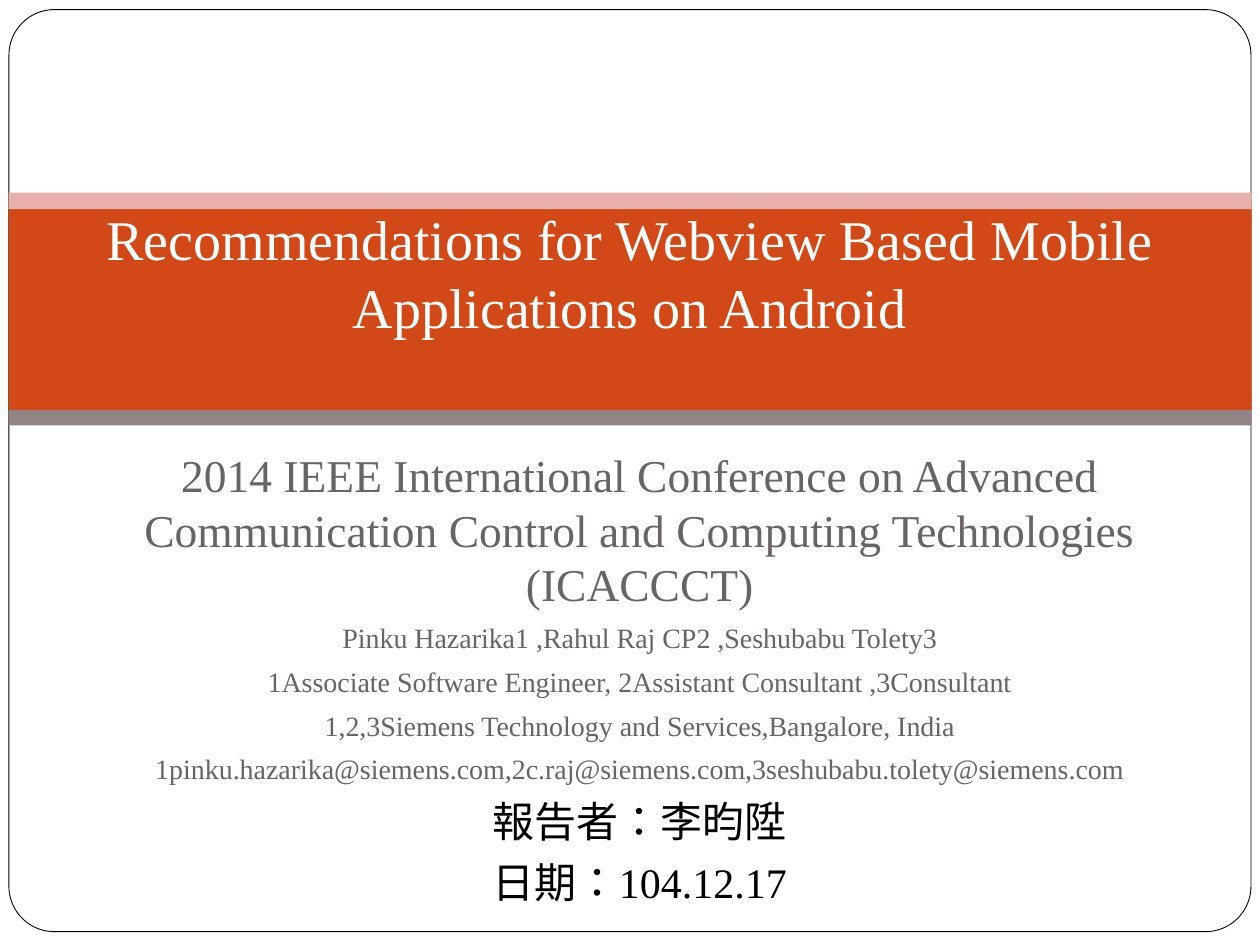
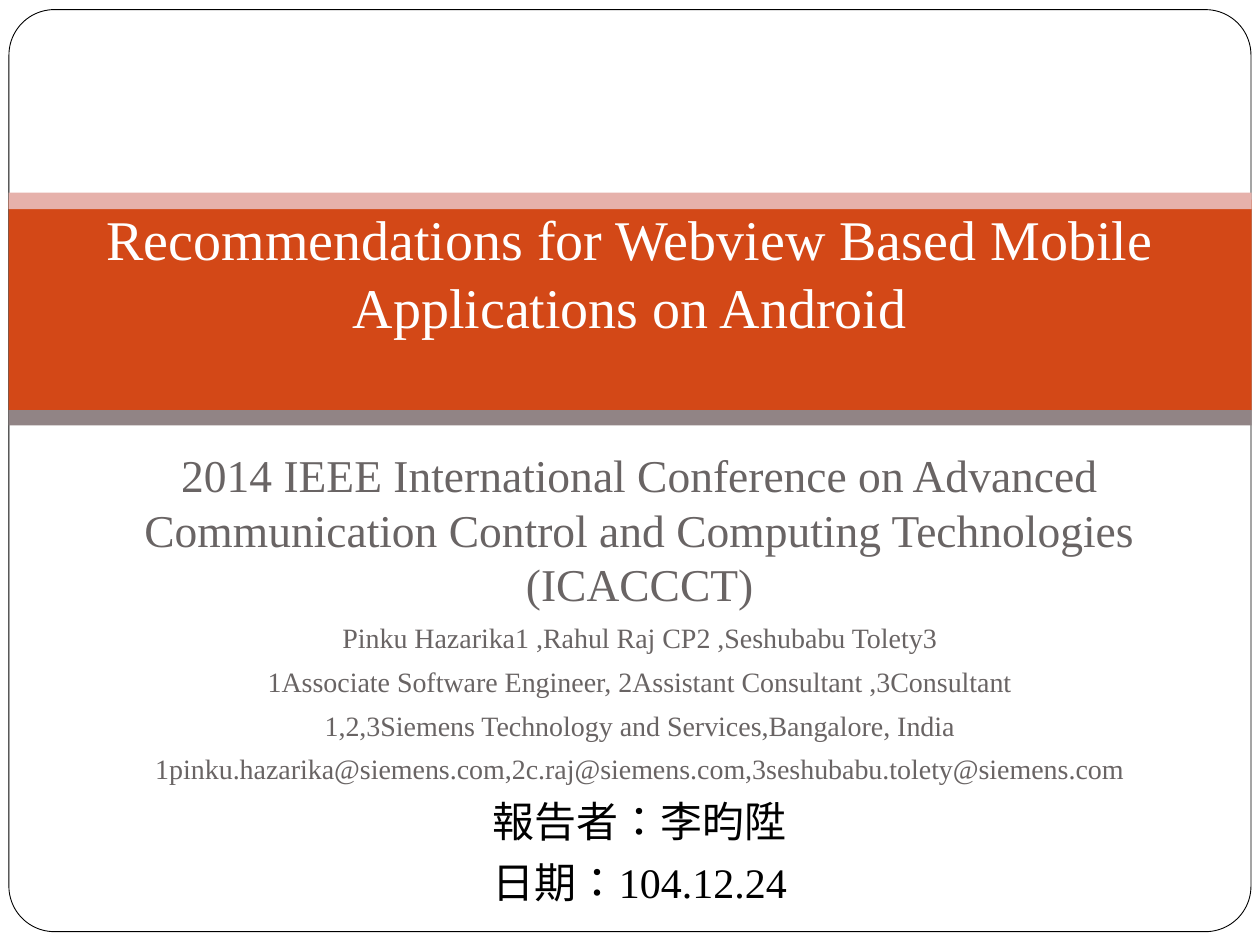
Before and after one commit to peter279k/regular_meeting, a slide deck: slide 1 of Recommendations for Webview Based Mobile.ppt. Drawn at 1260x945 pixels with LibreOffice and Linux fonts; fonts in the diff are those of the drawing; background and template pictures are left out. Boxes give left, top, right and bottom in pixels: in the first picture for what was removed or moved away, otherwise in the second. Text is boxed around its words. In the diff, an @@ line names an element or a change of style, - is before the commit and + after.

```diff
--- a/Recommendations for Webview Based Mobile.ppt
+++ b/Recommendations for Webview Based Mobile.ppt
@@ subtitle at [493, 863, 787, 902]: text changed @@
-日期：104.12.17
+日期：104.12.24
```
Also in this commit, not shown: 1 other slide changed.
